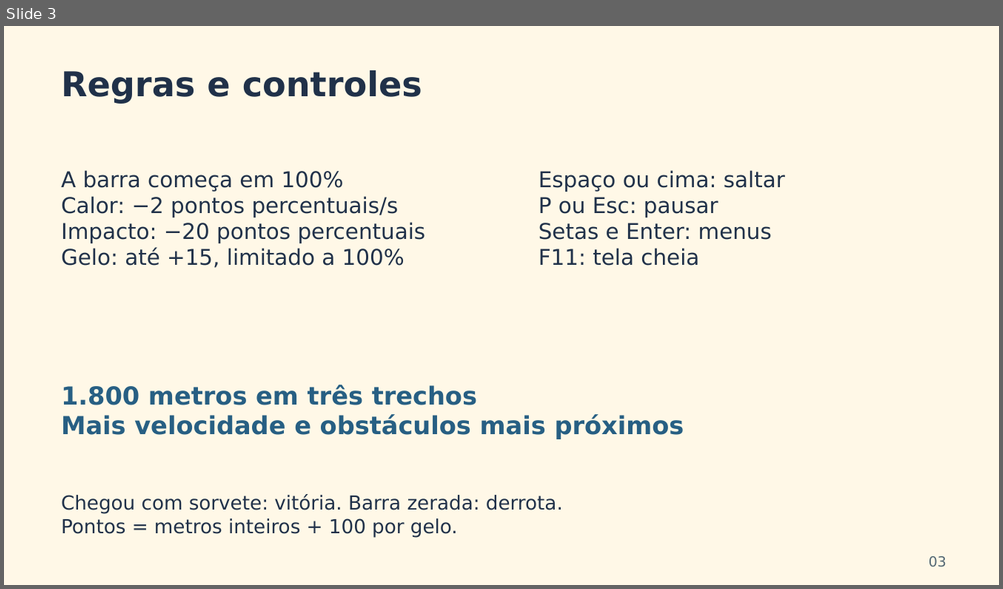
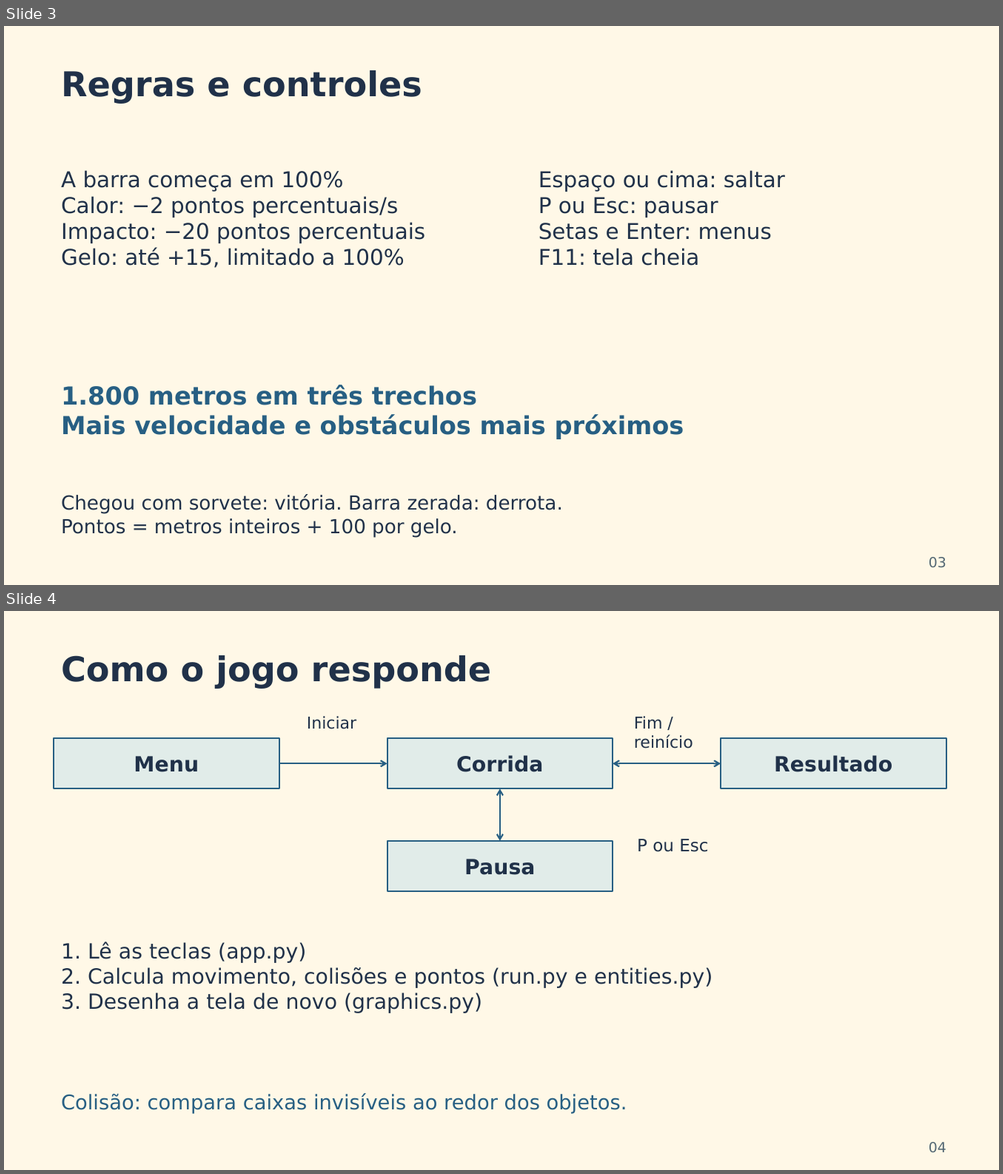
Before and after one commit to Danielpr614/corre-que-derrete, a slide deck: presentation/Corre_que_Derrete_Equipe_20261015.pptx. Shown one above the other, each under a label of ours: slide 3 before the commit, slides 3 and 4 after it. The pictures are 1003x589 and 1003x1174 pixels, drawn with LibreOffice and Linux fonts; fonts in the diff are those of the drawing. Boxes give left, top, right and bottom in pixels: in the first picture for what was removed or moved away, otherwise in the second. Text is boxed around its words. In the diff, an @@ line names an element or a change of style, - is before the commit and + after.

```diff
--- a/presentation/Corre_que_Derrete_Equipe_20261015.pptx
+++ b/presentation/Corre_que_Derrete_Equipe_20261015.pptx
@@ slide 4 added at (x1=4, y1=611, x2=999, y2=1170), background #FFF8E7 @@
@@ text added at (x1=61, y1=655, x2=492, y2=689), 33 pt, text #203149, bold @@
+Como o jogo responde
@@ text added at (x1=307, y1=716, x2=356, y2=729), 15.8 pt, text #203149 @@
+Iniciar
@@ text added at (x1=634, y1=716, x2=693, y2=749), 15.8 pt, text #203149 @@
+Fim / reinício
@@ rectangle added at (x1=54, y1=738, x2=279, y2=789), fill #E1ECE9, outline #275F83 1.5 pt, 20.2 pt, text #203149, bold @@
+Menu
@@ rectangle added at (x1=387, y1=738, x2=613, y2=789), fill #E1ECE9, outline #275F83 1.5 pt, 20.2 pt, text #203149, bold @@
+Corrida
@@ rectangle added at (x1=720, y1=738, x2=945, y2=789), fill #E1ECE9, outline #275F83 1.5 pt, 20.2 pt, text #203149, bold @@
+Resultado
@@ arrow added from (279, 764) to (387, 764), #275F83 1.5 pt @@
@@ double arrow added from (613, 764) to (720, 764), #275F83 1.5 pt @@
@@ double arrow added from (500, 789) to (500, 841), #275F83 1.5 pt @@
@@ rectangle added at (x1=387, y1=841, x2=613, y2=891), fill #E1ECE9, outline #275F83 1.5 pt, 20.2 pt, text #203149, bold @@
+Pausa
@@ text added at (x1=637, y1=839, x2=708, y2=852), 16.5 pt, text #203149 @@
+P ou Esc
@@ text added at (x1=61, y1=942, x2=712, y2=1014), 20.2 pt, text #203149 @@
+1. Lê as teclas (app.py)
+2. Calcula movimento, colisões e pontos (run.py e entities.py)
+3. Desenha a tela de novo (graphics.py)
@@ text added at (x1=61, y1=1094, x2=627, y2=1114), 19.5 pt, text #275F83 @@
+Colisão: compara caixas invisíveis ao redor dos objetos.
@@ text added at (x1=928, y1=1142, x2=946, y2=1153), 13.5 pt, text #526773 @@
+04
```
Also in this commit, not shown: 2 slides changed, 2 other slides added, 10 slides removed, 6 other files.
